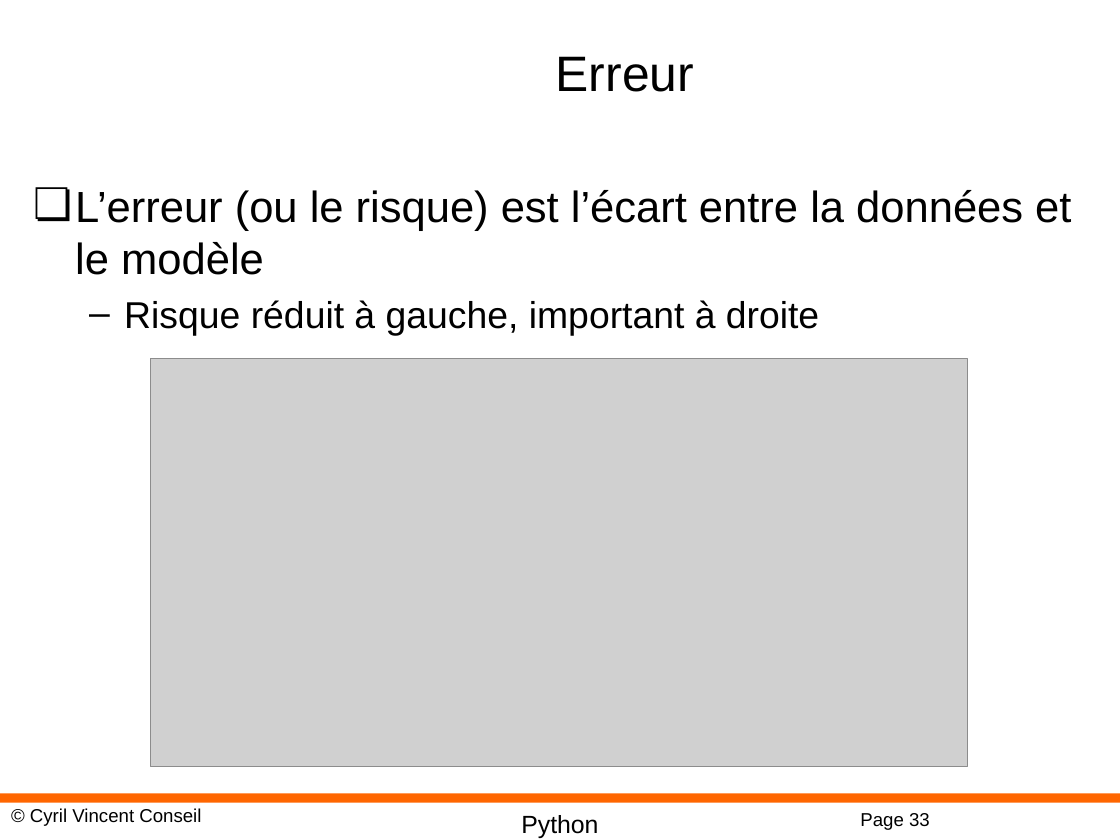
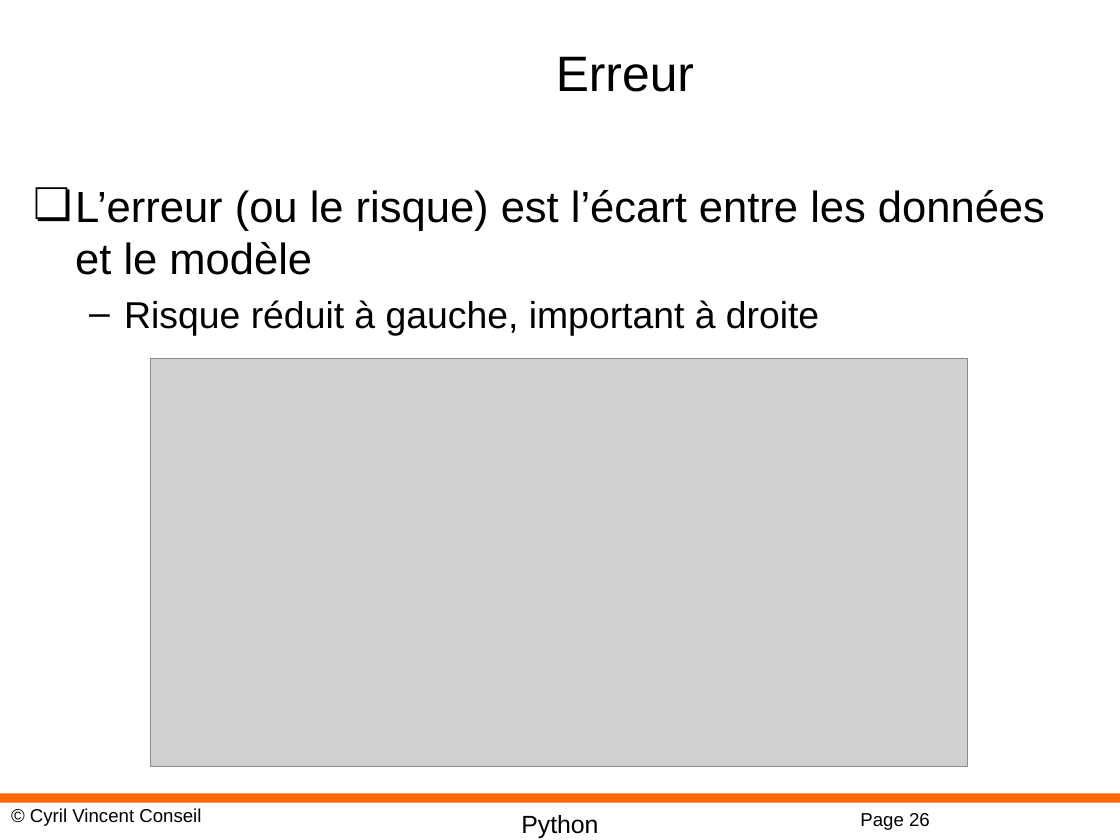
Before and after one commit to cyrilvincent/IA-LLM, a slide deck: slide 26 of AI04-MachineLearning.pptx (slide 33 before the commit). Drawn at 1120x840 pixels with LibreOffice and Linux fonts; fonts in the diff are those of the drawing; grey boxes stand for pictures; background and template pictures are left out. Boxes give left, top, right and bottom in pixels: in the first picture for what was removed or moved away, otherwise in the second. Text is boxed around its words. In the diff, an @@ line names an element or a change of style, - is before the commit and + after.

```diff
--- a/AI04-MachineLearning.pptx
+++ b/AI04-MachineLearning.pptx
@@ text at [75,190,1045,275]: text changed @@
-❏ L’erreur (ou le risque) est l’écart entre la données et le modèle
+❏ L’erreur (ou le risque) est l’écart entre les données et le modèle
@@ page number at [860,813,930,830]: text changed @@
-Page 33
+Page 26
```
Also in this commit, not shown: 1 other slide changed, 20 slides removed, 15 other files.
